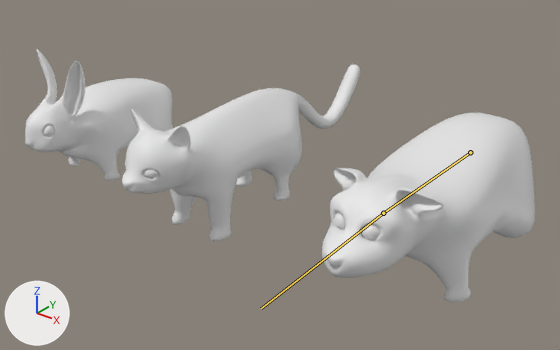
One commit to the glTF model assets/animals.gltf: the scene before it, then after it.
Camera for both pictures: a 50 mm camera at (10.55, -12.08, 7.67) aimed at (0.41, 0.6, -0.19). Arrows for +X, +Y and +Z are at lower left; the lights stay in place. The bones that bend it are drawn over the model as lines.

Objects in the first picture: 'Bunny', 'Kitty', 'Puppy'.
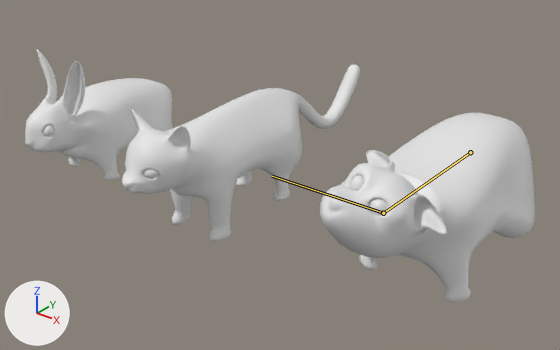
The newer file adds an action. The first version stands in its rest pose; the second is drawn at frame 39 of the action 'Run'.

The change in detail:
Bone 'Head' (bone_head) turns from (0, 0, 0) to (-36, -20, 18) degrees about its own x, y and z.

Location of each change, [x1, y1, x2, y2] in pixels of the pictures (560 x 350 px):
'Puppy', posed
    before: [322, 112, 535, 302]
    after: [320, 112, 535, 302]
bone 'Head', root to tip
    before: (383, 213) to (261, 308)
    after: (383, 213) to (272, 176)
